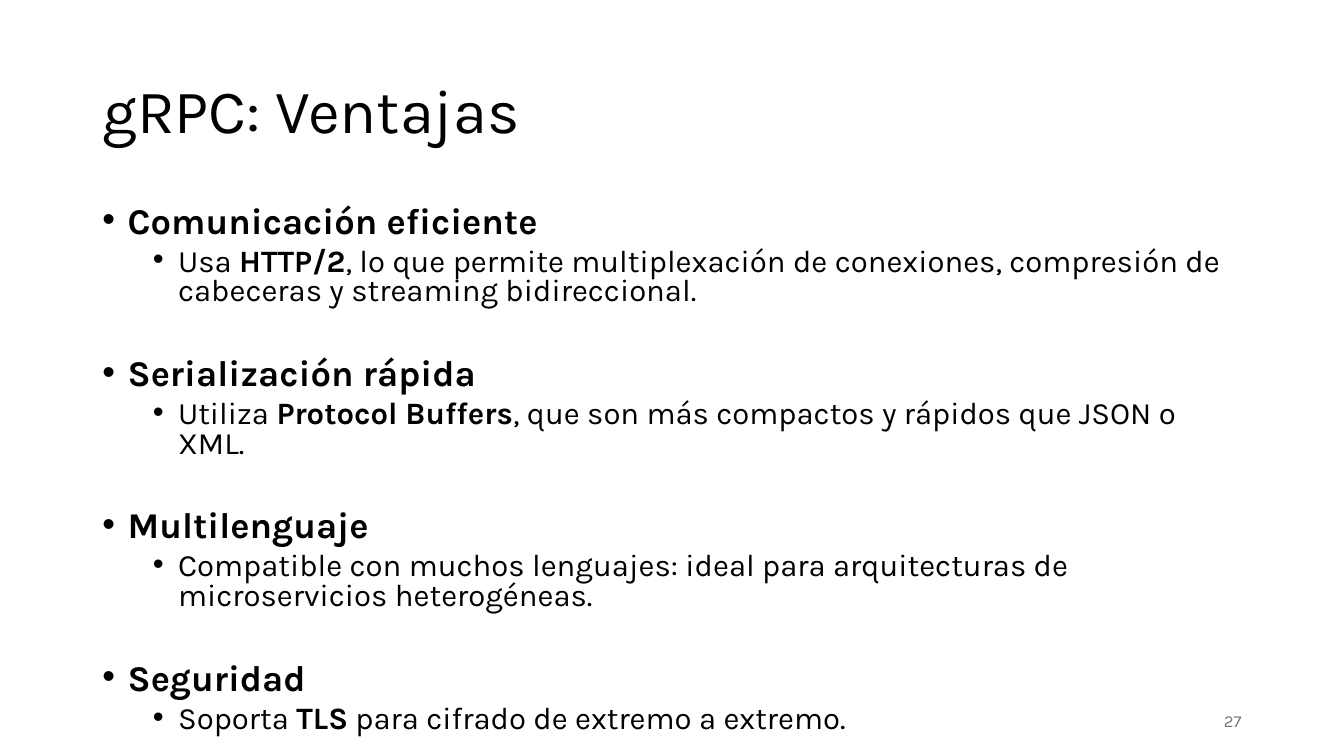
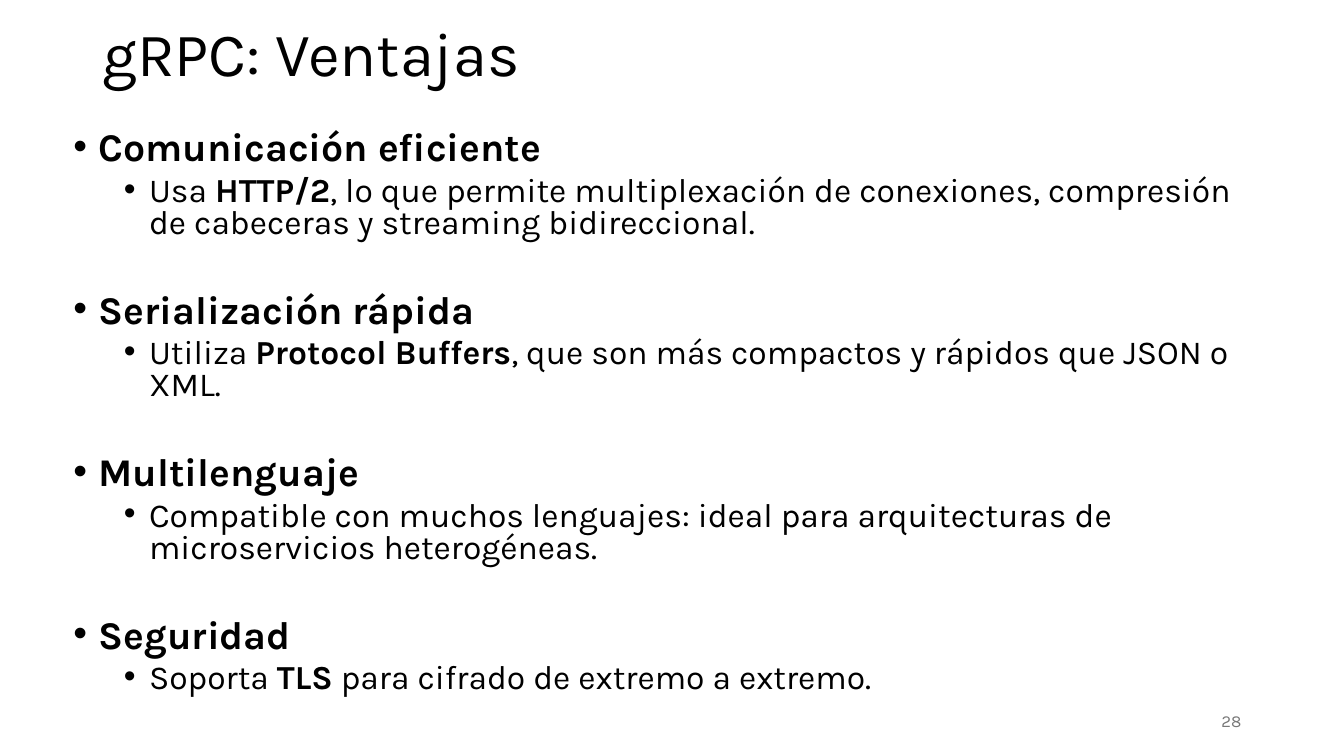
Before and after one commit to aldebarran22/CURSO_CPP_SERVICIOS_30H, a slide deck: slide 28 of doc/3_Comunicacion_microservicios_C++.pptx (slide 27 before the commit). Drawn at 1344x756 pixels with LibreOffice and Linux fonts; fonts in the diff are those of the drawing. Boxes give left, top, right and bottom in pixels: in the first picture for what was removed or moved away, otherwise in the second. Text is boxed around its words. In the diff, an @@ line names an element or a change of style, - is before the commit and + after.

```diff
--- a/doc/3_Comunicacion_microservicios_C++.pptx
+++ b/doc/3_Comunicacion_microservicios_C++.pptx
@@ title "gRPC: Ventajas": place and size @@
-title "gRPC: Ventajas" at [102,90,519,148]
+title "gRPC: Ventajas" at [102,33,519,91]
@@ text "Comunicación eficiente": place and size @@
-text "Comunicación eficiente" at [128,205,1219,736]
+text "Comunicación eficiente" at [99,130,1230,697]
@@ text "Comunicación eficiente" at [99,130,1230,697]: size 25.9 to 28 pt in "Comunicación eficiente", "Serialización rápida", "Multilenguaje", "Seguridad"; size 22.2 to 24 pt in "Usa HTTP/2, lo que permite multiplexación de ...", "Utiliza Protocol Buffers, que son más compactos ...", "Compatible con muchos lenguajes: ideal para arquitecturas ...", "Soporta TLS para cifrado de extremo a ..." @@
@@ page number at [1221,716,1241,727]: text changed @@
-27
+28
```
Also in this commit, not shown: 8 other slides changed, 13 slides added, 1 slide removed, 31 other files.
